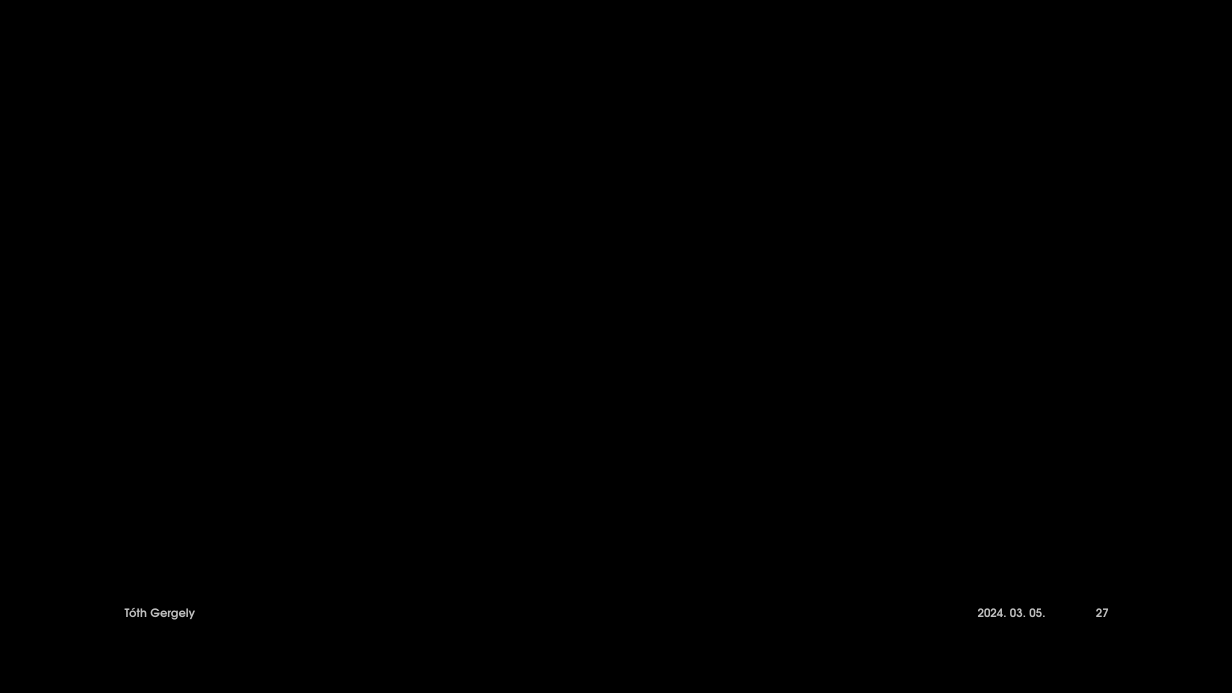
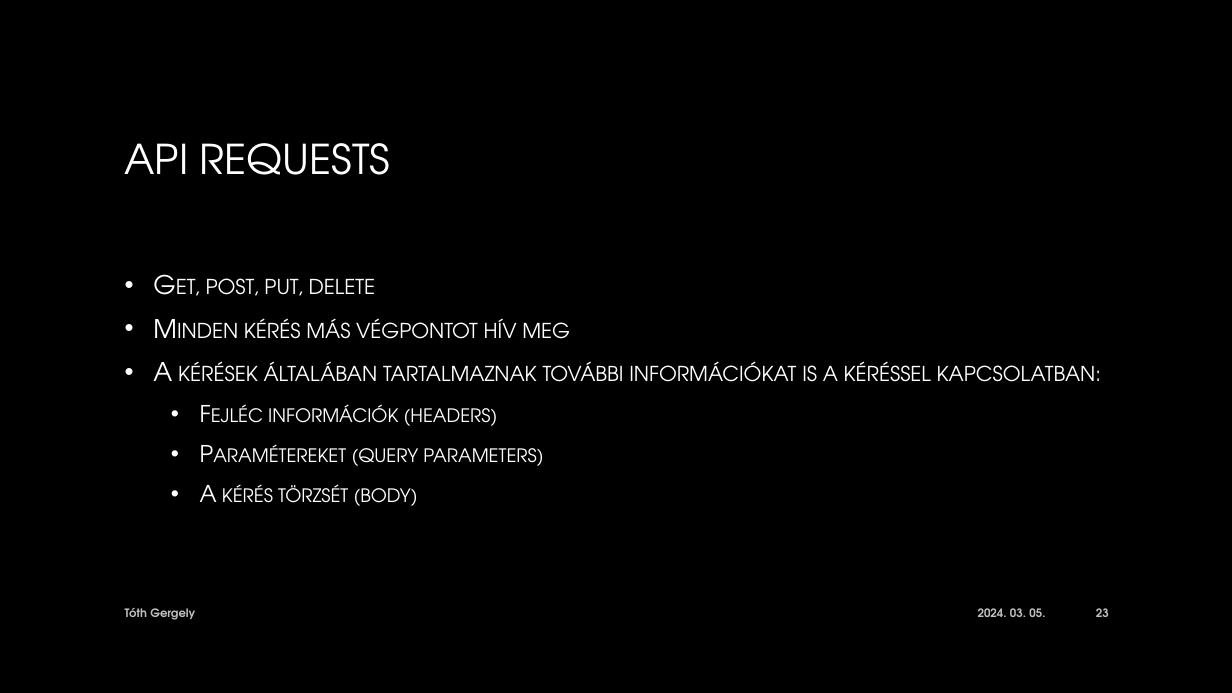
Before and after one commit to gereyl/html-portfolio, a slide deck: slide 23 of Eloadas.pptx (slide 27 before the commit). Drawn at 1232x693 pixels with LibreOffice and Linux fonts; fonts in the diff are those of the drawing; background and template pictures are left out. Boxes give left, top, right and bottom in pixels: in the first picture for what was removed or moved away, otherwise in the second. Text is boxed around its words. In the diff, an @@ line names an element or a change of style, - is before the commit and + after.

```diff
--- a/Eloadas.pptx
+++ b/Eloadas.pptx
@@ title added at [125, 143, 390, 175], 32 pt, text gradient #FFFFFF to #A6A6A6 @@
+API REQUESTS
@@ text added at [153, 278, 1101, 506], 20 pt, text gradient #FFFFFF to #BFBFBF, small capitals @@
+• Get, post, put, delete
+• Minden kérés más végpontot hív meg
+• A kérések általában tartalmaznak további információkat is a kéréssel kapcsolatban:
+  • Fejléc információk (headers)
+  • Paramétereket (query parameters)
+  • A kérés törzsét (body)
@@ page number at [1096, 608, 1109, 617]: text changed @@
-27
+23
```
Also in this commit, not shown: 10 other slides changed, 14 slides removed, 3 other files.
